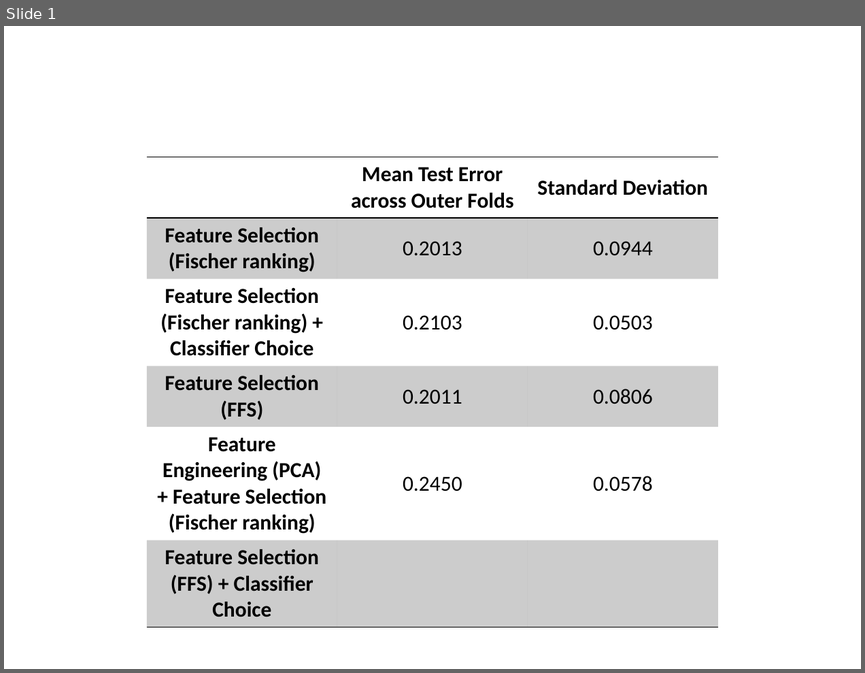
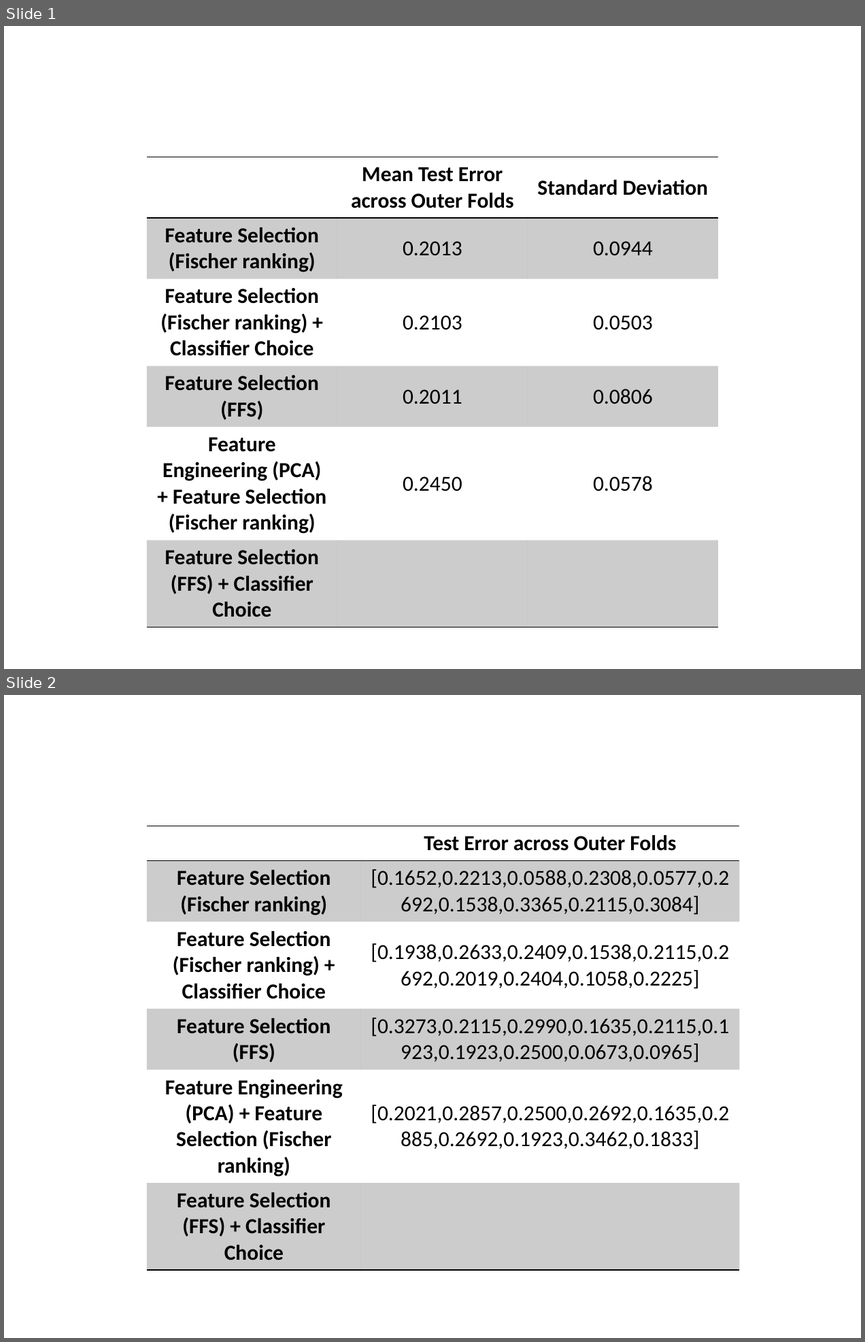
Before and after one commit to julielaurent/Project2Data, a slide deck: Part5/TableMeanErrosSTD.pptx. Shown one above the other, each under a label of ours: slide 1 before the commit, slides 1 and 2 after it. The pictures are 865x673 and 865x1342 pixels, drawn with LibreOffice and Linux fonts; fonts in the diff are those of the drawing. Boxes give left, top, right and bottom in pixels: in the first picture for what was removed or moved away, otherwise in the second. Text is boxed around its words. In the diff, an @@ line names an element or a change of style, - is before the commit and + after.

Commit message:
tableauToutesErreurs

```diff
--- a/Part5/TableMeanErrosSTD.pptx
+++ b/Part5/TableMeanErrosSTD.pptx
@@ slide 2 added at (4, 695, 861, 1338), background #FFFFFF @@
@@ table added at (147, 826, 740, 1264), 6 rows, 2 columns @@
+ | Test Error across Outer Folds
+Feature Selection (Fischer ranking) | [0.1652,0.2213,0.0588,0.2308,0.0577,0.2692,0.1538,0.3365,0.2115,0.3084]
+Feature Selection (Fischer ranking) + Classifier Choice | [0.1938,0.2633,0.2409,0.1538,0.2115,0.2692,0.2019,0.2404,0.1058,0.2225]
+Feature Selection (FFS) | [0.3273,0.2115,0.2990,0.1635,0.2115,0.1923,0.1923,0.2500,0.0673,0.0965]
+Feature Engineering (PCA) + Feature Selection (Fischer ranking) | [0.2021,0.2857,0.2500,0.2692,0.1635,0.2885,0.2692,0.1923,0.3462,0.1833]
+Feature Selection (FFS) + Classifier Choice | 
```
